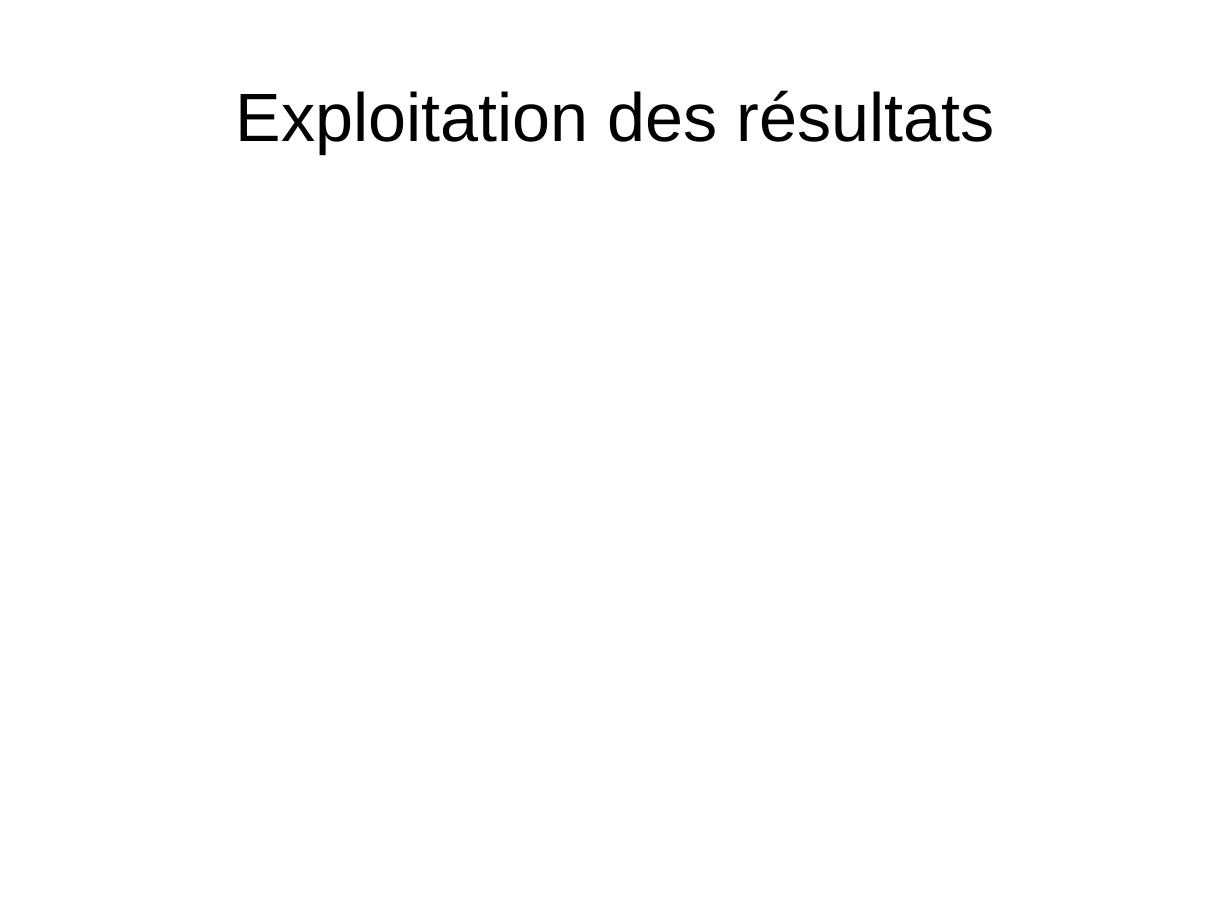
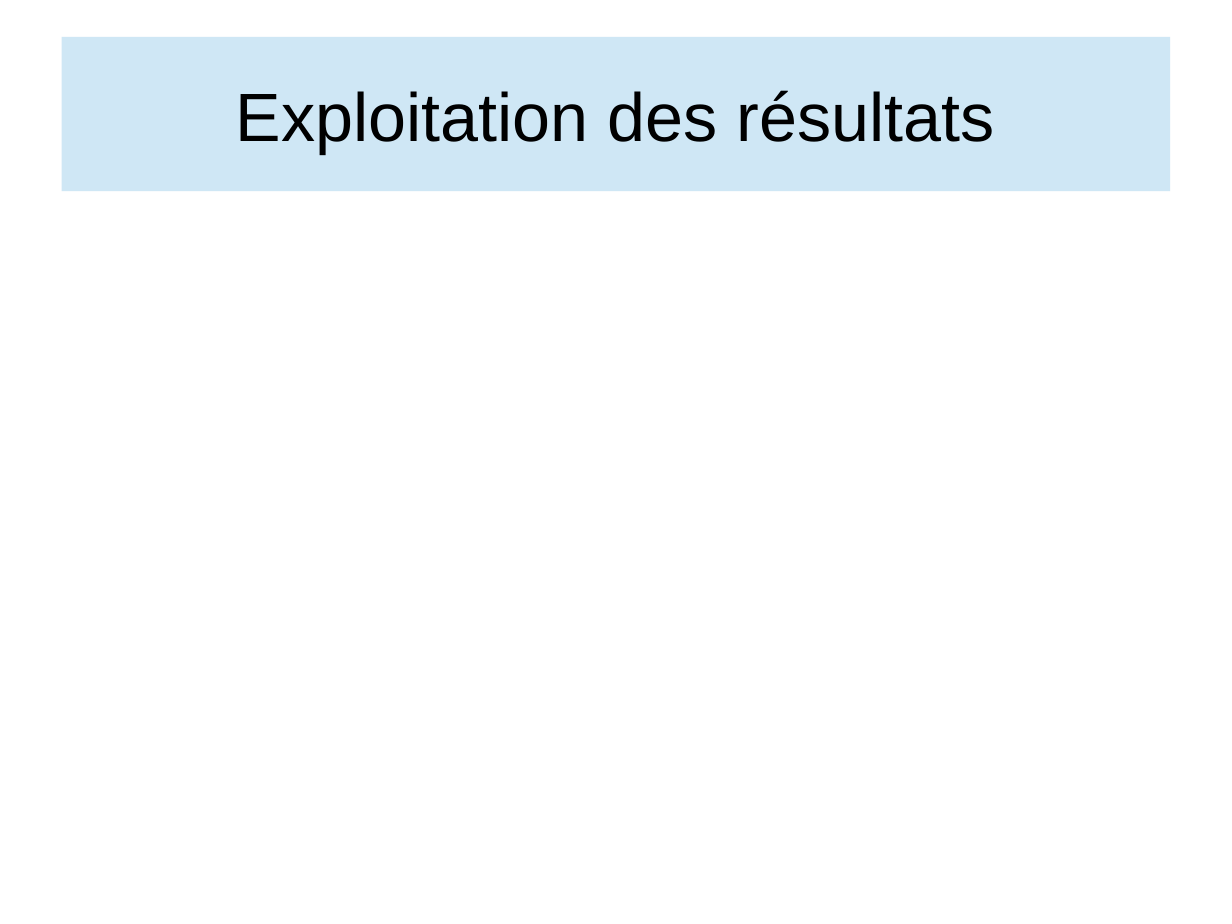
Before and after one commit to elecharny/pi-injector, a slide deck: slide 8 of Documents/Présentation.odp (slide 7 before the commit). Drawn at 1232x924 pixels with LibreOffice and Linux fonts; fonts in the diff are those of the drawing. Boxes give left, top, right and bottom in pixels: in the first picture for what was removed or moved away, otherwise in the second. Text is boxed around its words. In the diff, an @@ line names an element or a change of style, - is before the commit and + after.

```diff
--- a/Documents/Présentation.odp
+++ b/Documents/Présentation.odp
@@ title "Exploitation des résultats": place and size @@
-title "Exploitation des résultats" at bbox=[236, 90, 995, 153]
+title "Exploitation des résultats" at bbox=[61, 37, 1171, 191]
@@ title "Exploitation des résultats" at bbox=[61, 37, 1171, 191]: fill none to #CFE7F5 @@
```
Also in this commit, not shown: 5 other slides changed, 2 slides added, 1 slide removed, 38 other files.
